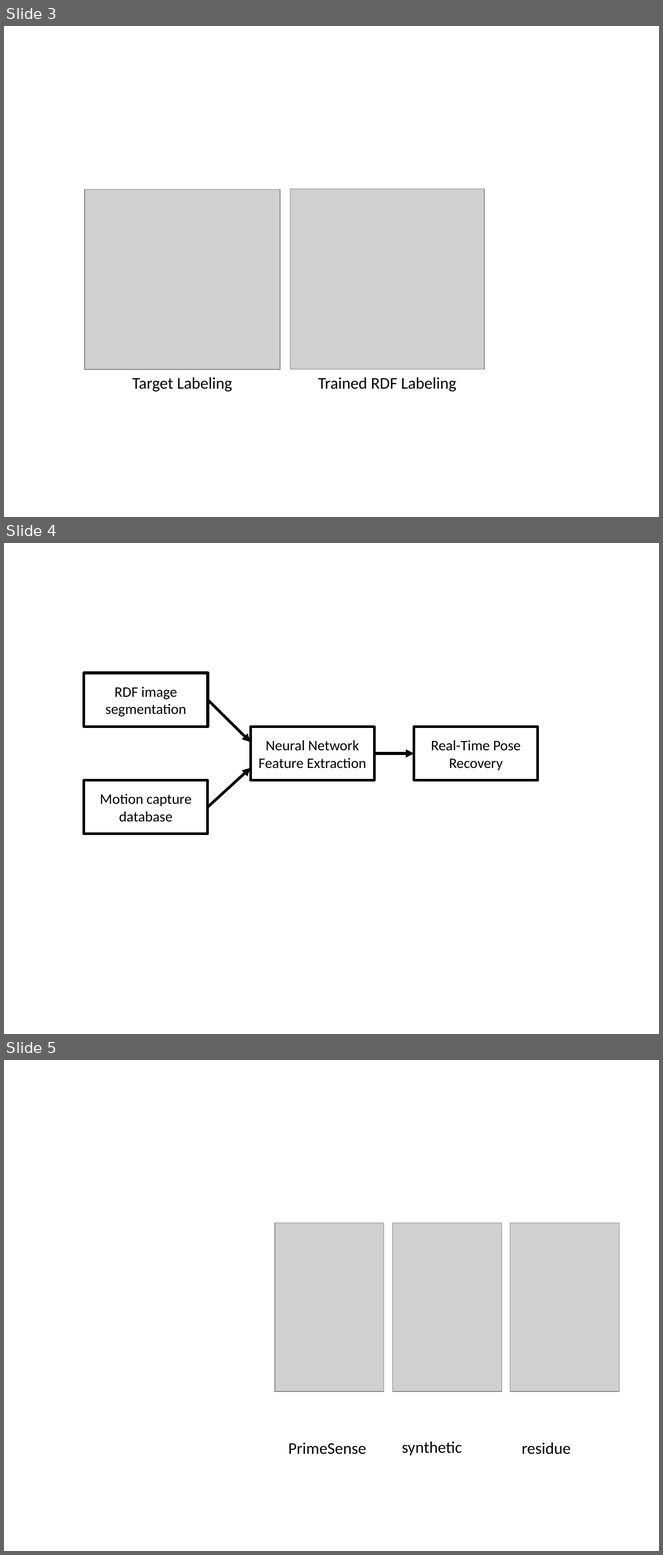
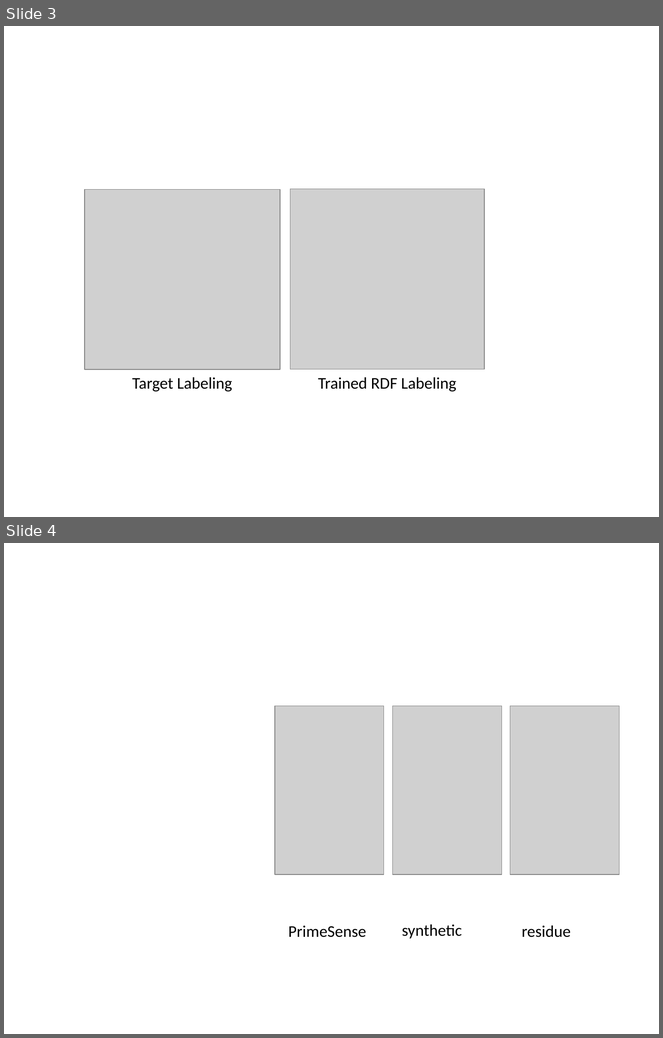
Before and after one commit to jonathantompson/KinectHands, a slide deck: TOG_Paper/figures.pptx. Shown one above the other, each under a label of ours: slides 3, 4 and 5 before the commit, slides 3 and 4 after it. The pictures are 663x1555 and 663x1038 pixels, drawn with LibreOffice and Linux fonts; fonts in the diff are those of the drawing; grey boxes stand for pictures. Boxes give left, top, right and bottom in pixels: in the first picture for what was removed or moved away, otherwise in the second. Text is boxed around its words. In the diff, an @@ line names an element or a change of style, - is before the commit and + after.

```diff
--- a/TOG_Paper/figures.pptx
+++ b/TOG_Paper/figures.pptx
@@ slide 4 removed at <box>4,543,659,1034</box>, background #FFFFFF @@
@@ rectangle removed at <box>84,674,208,727</box> @@
-RDF image segmentation
@@ arrow removed from (208, 700) to (250, 742) @@
@@ rectangle removed at <box>250,727,374,780</box> @@
-Neural Network Feature Extraction
@@ rectangle removed at <box>414,727,538,780</box> @@
-Real-Time Pose Recovery
@@ arrow removed from (374, 753) to (414, 753) @@
@@ arrow removed from (208, 807) to (250, 768) @@
@@ rectangle removed at <box>84,780,208,834</box> @@
-Motion capture database
@@ what was slide 5 is now slide 4 @@
```
Also in this commit, not shown: 7 other files.
